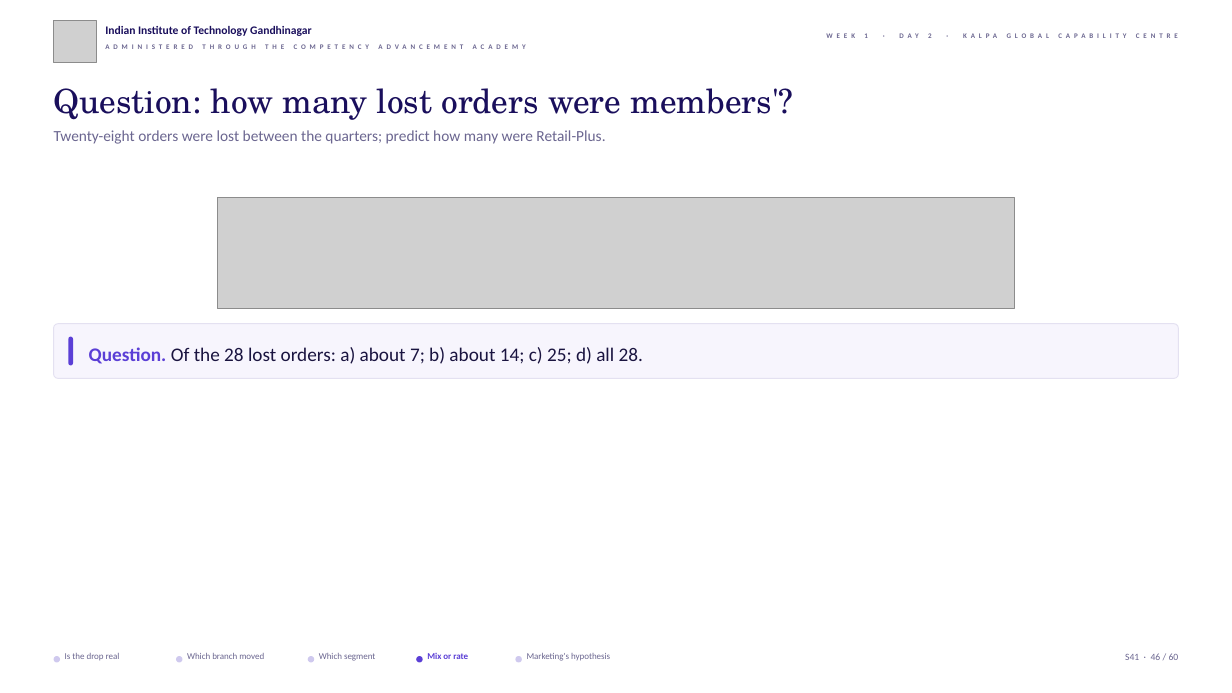
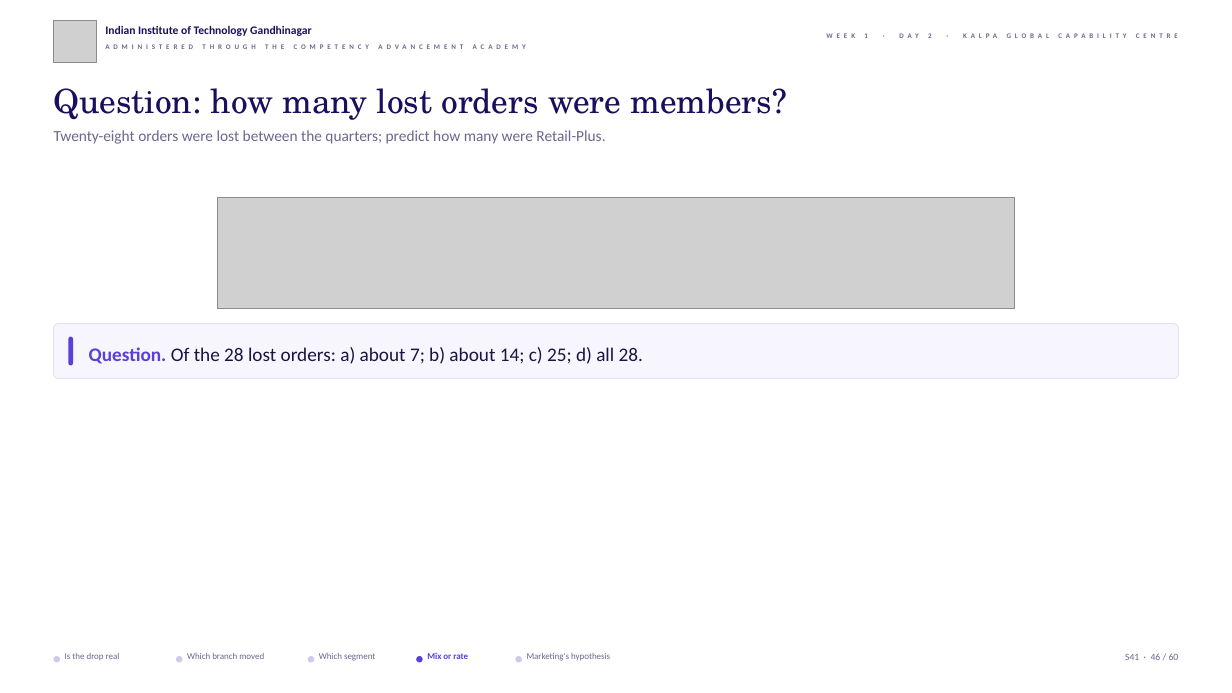
Before and after one commit to fde-academy-lab/c2-content-factory, a slide deck: slide 46 of content/W01/D2/slides/C2_W01_D02_half1_STUDENT.pptx. Drawn at 1232x693 pixels with LibreOffice and Linux fonts; fonts in the diff are those of the drawing; grey boxes stand for pictures; background and template pictures are left out. Boxes give left, top, right and bottom in pixels: in the first picture for what was removed or moved away, otherwise in the second. Text is boxed around its words. In the diff, an @@ line names an element or a change of style, - is before the commit and + after.

```diff
--- a/content/W01/D2/slides/C2_W01_D02_half1_STUDENT.pptx
+++ b/content/W01/D2/slides/C2_W01_D02_half1_STUDENT.pptx
@@ text at <box>54,88,787,120</box>: text changed @@
-Question: how many lost orders were members'?
+Question: how many lost orders were members?
```
Also in this commit, not shown: 32 other files.
